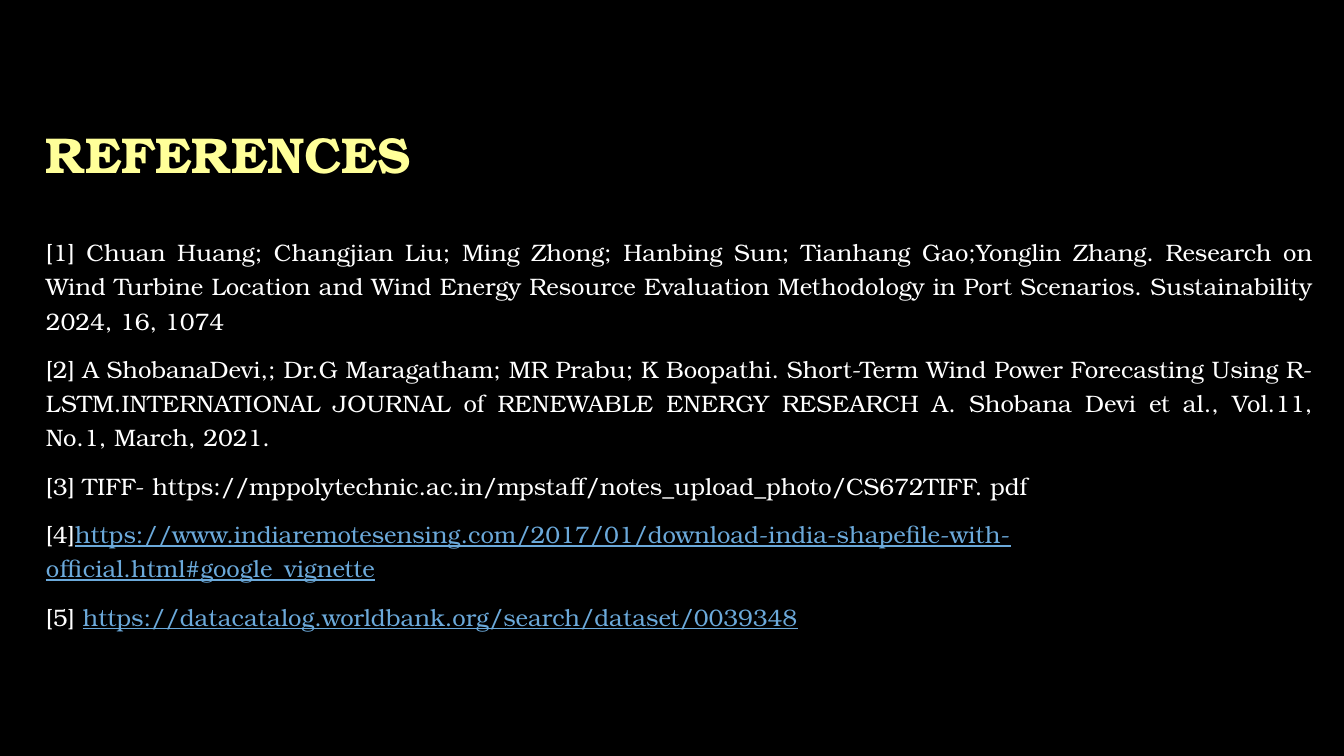
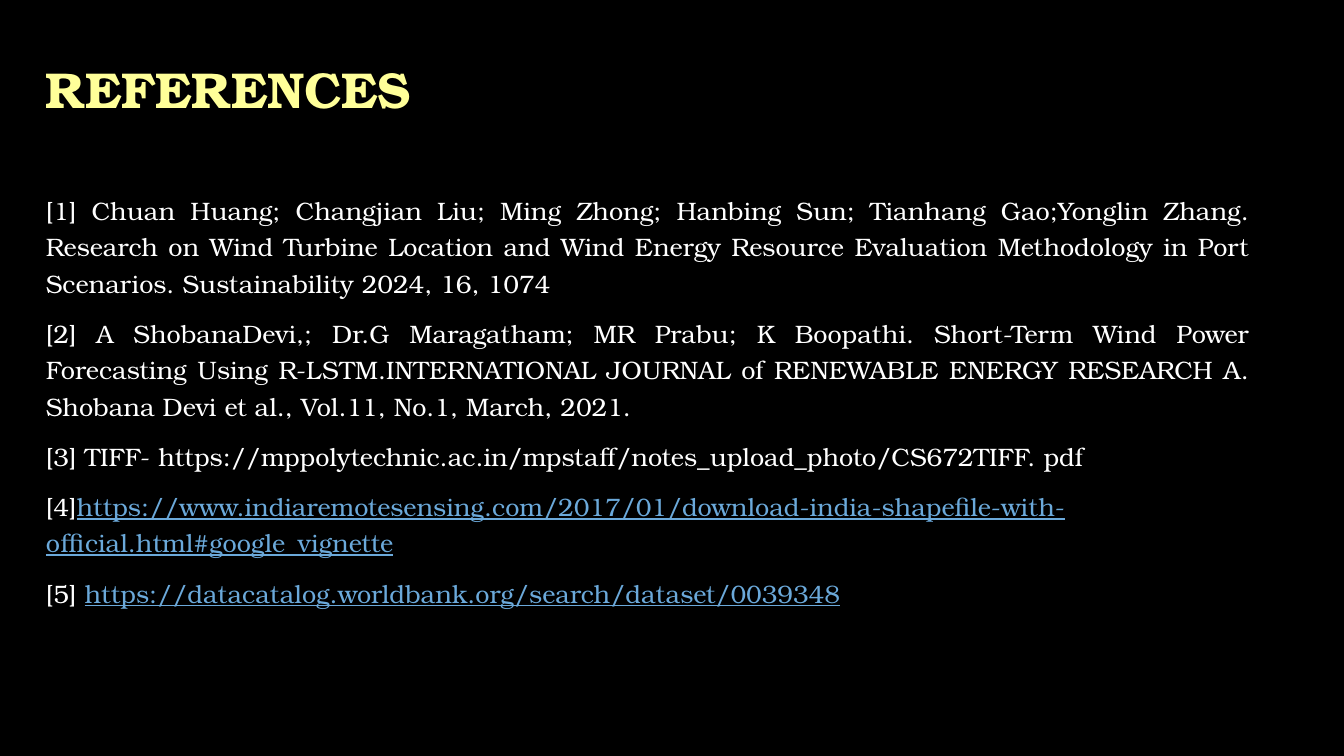
Before and after one commit to SSMallick/Group-Project, a slide deck: slide 13 of Final year project_Wind energy.pptx. Drawn at 1344x756 pixels with LibreOffice and Linux fonts; fonts in the diff are those of the drawing; background and template pictures are left out. Boxes give left, top, right and bottom in pixels: in the first picture for what was removed or moved away, otherwise in the second. Text is boxed around its words. In the diff, an @@ line names an element or a change of style, - is before the commit and + after.

```diff
--- a/Final year project_Wind energy.pptx
+++ b/Final year project_Wind energy.pptx
@@ title "REFERENCES": place and size @@
-title "REFERENCES" at bbox=[46, 138, 411, 174]
+title "REFERENCES" at bbox=[46, 73, 411, 109]
@@ text "[1] Chuan Huang; Changjian Liu; ...": place and size @@
-text "[1] Chuan Huang; Changjian Liu; ..." at bbox=[46, 244, 1312, 632]
+text "[1] Chuan Huang; Changjian Liu; ..." at bbox=[46, 202, 1249, 609]
@@ text "[1] Chuan Huang; Changjian Liu; ..." at bbox=[46, 202, 1249, 609]: size 17 to 18 pt @@
```
Also in this commit, not shown: 1 slide added.
